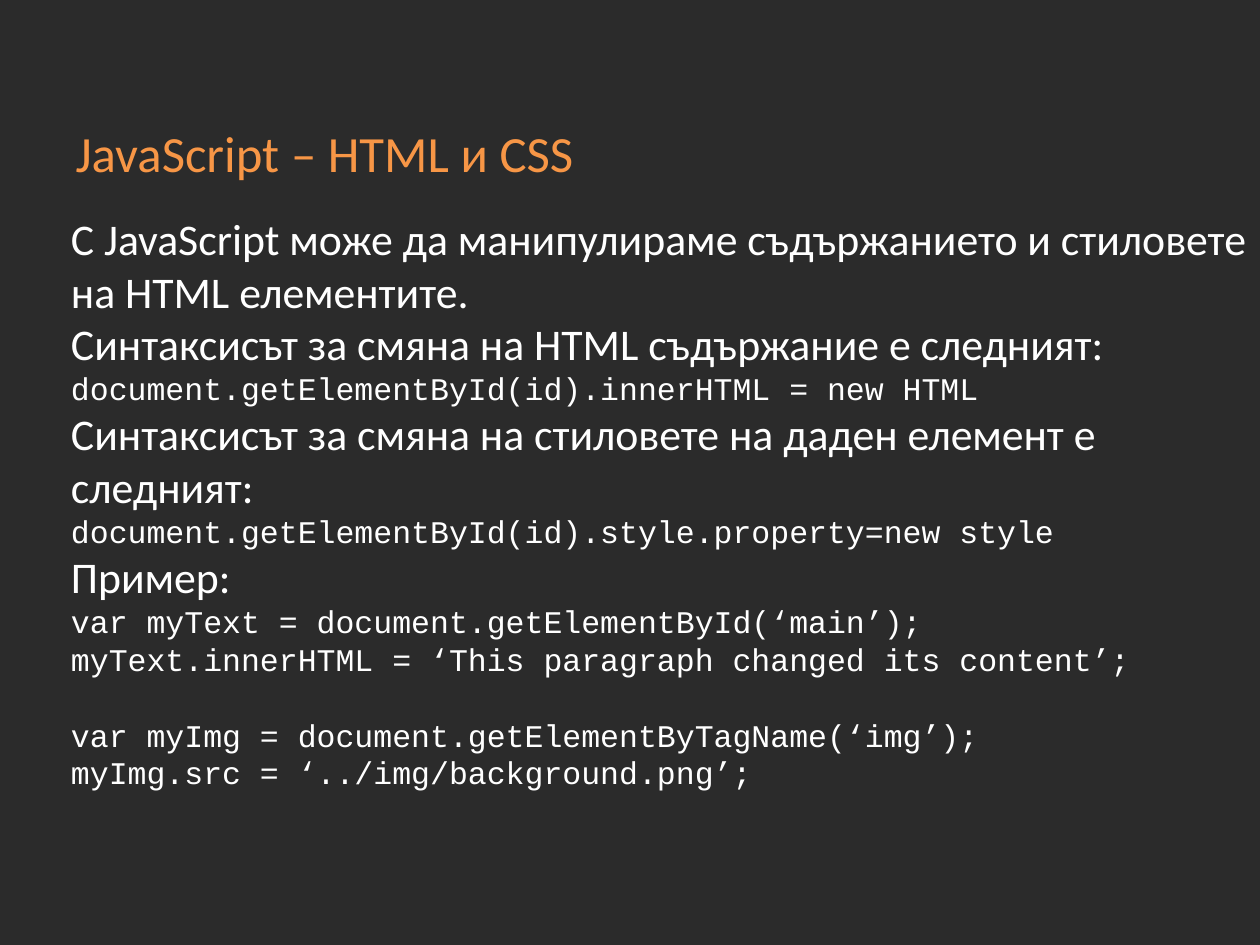
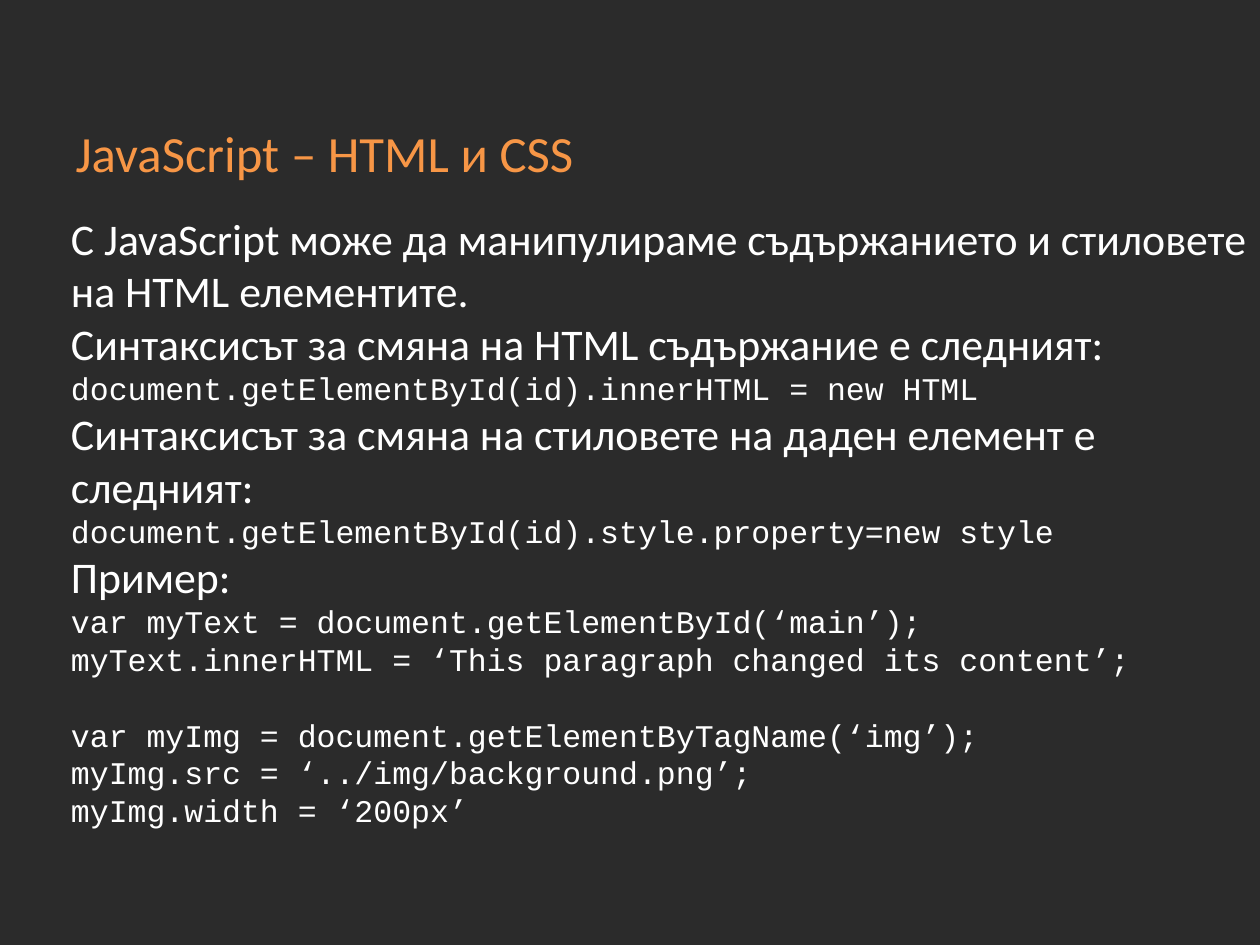
Before and after one commit to Academy-Soft-Intellect/Front-End-Course, a slide deck: slide 71 of 10-JavaScript-Basics.pptx. Drawn at 1260x945 pixels with LibreOffice and Linux fonts; fonts in the diff are those of the drawing; background and template pictures are left out; a plain dark background stands for a picture behind light text. Boxes give left, top, right and bottom in pixels: in the first picture for what was removed or moved away, otherwise in the second. Text is boxed around its words. In the diff, an @@ line names an element or a change of style, - is before the commit and + after.

```diff
--- a/10-JavaScript-Basics.pptx
+++ b/10-JavaScript-Basics.pptx
@@ text at (71, 800, 468, 829): paragraph added @@
+myImg.width = ‘200px’
```
Also in this commit, not shown: 6 other slides changed.
